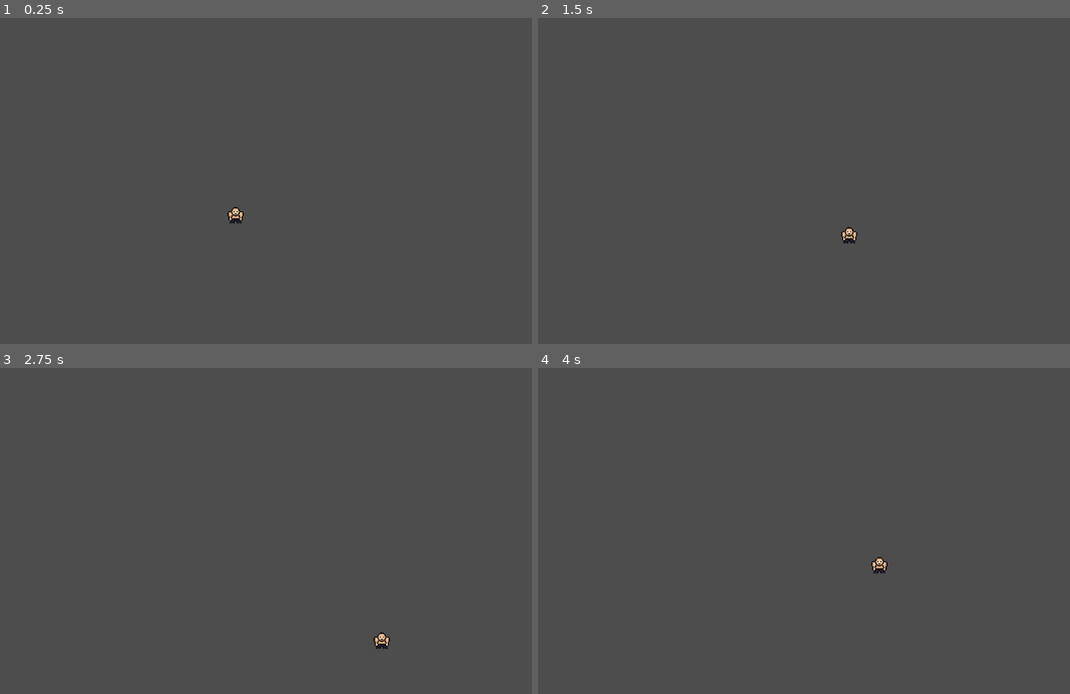
Above: before the commit, frames 1-4 (two rows, left to right).
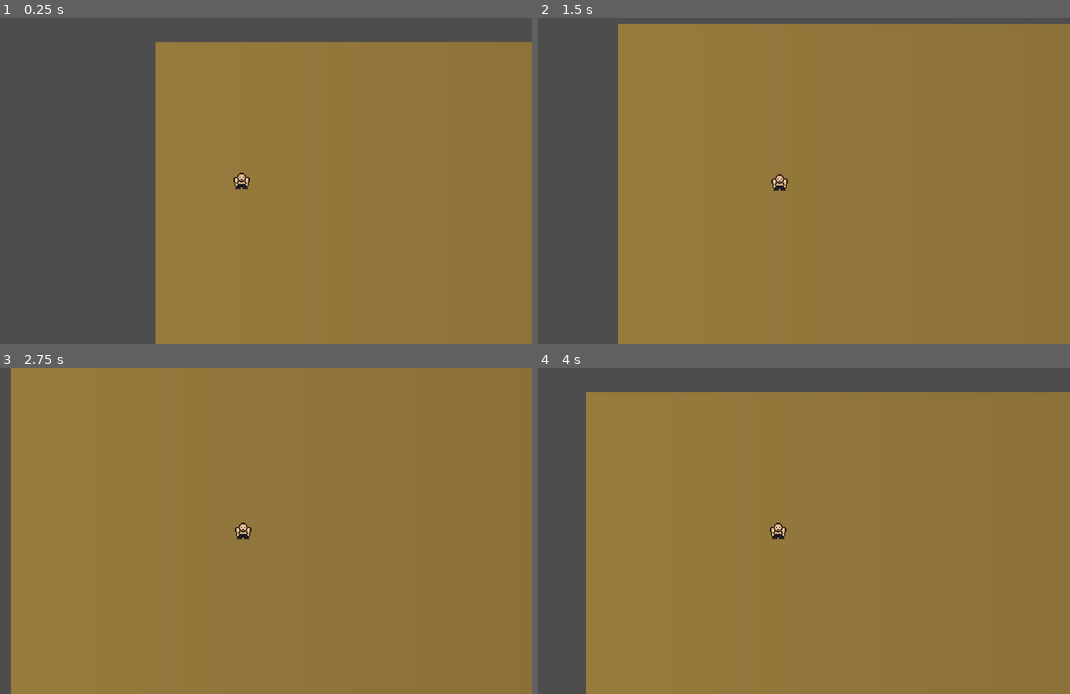
Above: after the commit, the same moments.

Repository: Nordtwig/lord-of-scraps
Game: Godot game, scene res://scenes/main.tscn
The game is run twice, just before and just after one commit, with the same random seed, the same clock (stepped at 60 frames per second) and the same inputs.
Inputs:
- Up to frame 1 (0.25 s): no input
- Up to frame 2 (1.5 s): tap Enter at 0.5 s; hold D (move_right) 0.53-1.28 s; hold S (move_down) from 1.28 s (still down)
- Up to frame 3 (2.75 s): release S (move_down) at 2.03 s; hold D (move_right) from 2.03 s (still down)
- Up to frame 4 (4 s): release D (move_right) at 2.78 s; hold W (move_up) 2.78-3.53 s; hold A (move_left) from 3.53 s (still down)

The runs differ from the first frame. In frame 1, 66% of the frame differs, in the area x 29-100%, y 7-100%; in frame 2, 83%; in frame 3, 98%, in the area x 2-100%, y 0-100%; in frame 4, 84%.

Commit message:
add follow player script to camera

Diff:
--- /dev/null
+++ b/lord-of-scraps/scenes/camera.gd
@@ -0,0 +1,7 @@
+extends Camera2D
+
+@export var player: Player
+
+
+func _process(delta: float) -> void:
+	global_position = player.global_position
--- a/lord-of-scraps/scenes/main.tscn
+++ b/lord-of-scraps/scenes/main.tscn
@@ -1,12 +1,26 @@
-[gd_scene load_steps=2 format=3 uid="uid://b130sawewjnwe"]
+[gd_scene load_steps=5 format=3 uid="uid://b130sawewjnwe"]
 
+[ext_resource type="Script" uid="uid://bm8kqo6r2ch7a" path="res://scenes/camera.gd" id="1_0wfyh"]
 [ext_resource type="PackedScene" uid="uid://dh0j43nr2a2nw" path="res://scenes/player.tscn" id="1_o5qli"]
+
+[sub_resource type="Gradient" id="Gradient_0wfyh"]
+colors = PackedColorArray(0.591953, 0.481453, 0.243889, 1, 0.524187, 0.424708, 0.207261, 1)
+
+[sub_resource type="GradientTexture1D" id="GradientTexture1D_sugp2"]
+gradient = SubResource("Gradient_0wfyh")
 
 [node name="Main" type="Node2D"]
 
-[node name="Camera2D" type="Camera2D" parent="."]
+[node name="Sprite2D" type="Sprite2D" parent="."]
+position = Vector2(854, 455)
+scale = Vector2(2.83984, 475.5)
+texture = SubResource("GradientTexture1D_sugp2")
+
+[node name="Camera2D" type="Camera2D" parent="." node_paths=PackedStringArray("player")]
 position = Vector2(582, 321)
 zoom = Vector2(2, 2)
+script = ExtResource("1_0wfyh")
+player = NodePath("../Player")
 
 [node name="Player" parent="." instance=ExtResource("1_o5qli")]
 position = Vector2(576, 355)
Not shown, added: lord-of-scraps/scenes/camera.gd.uid
